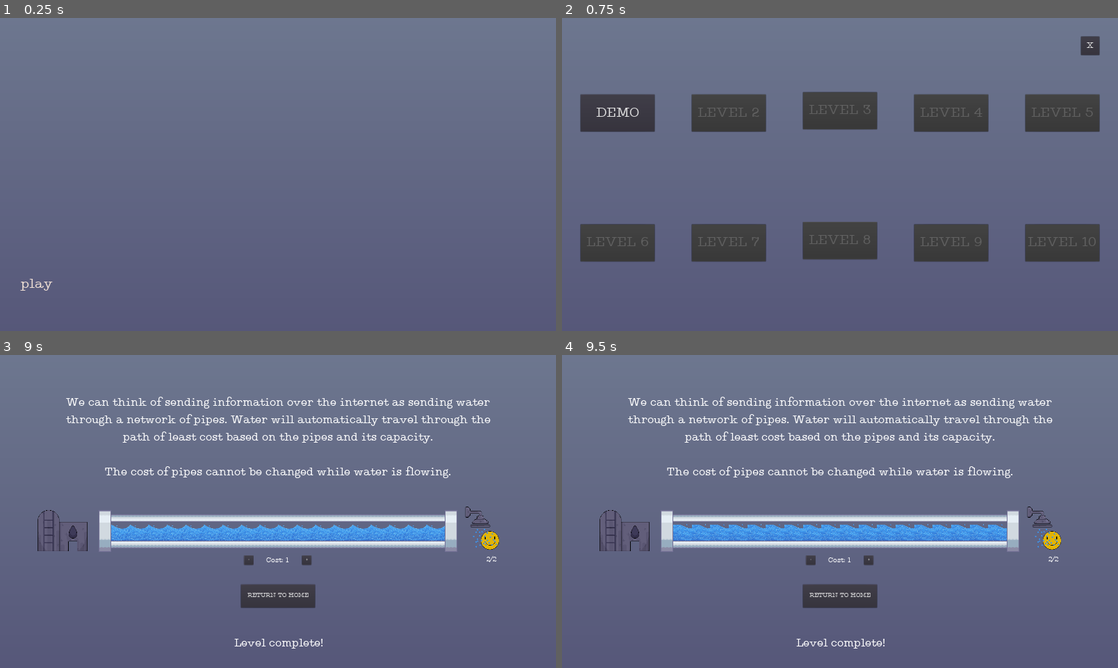
Above: before the commit, frames 1-4 (two rows, left to right).
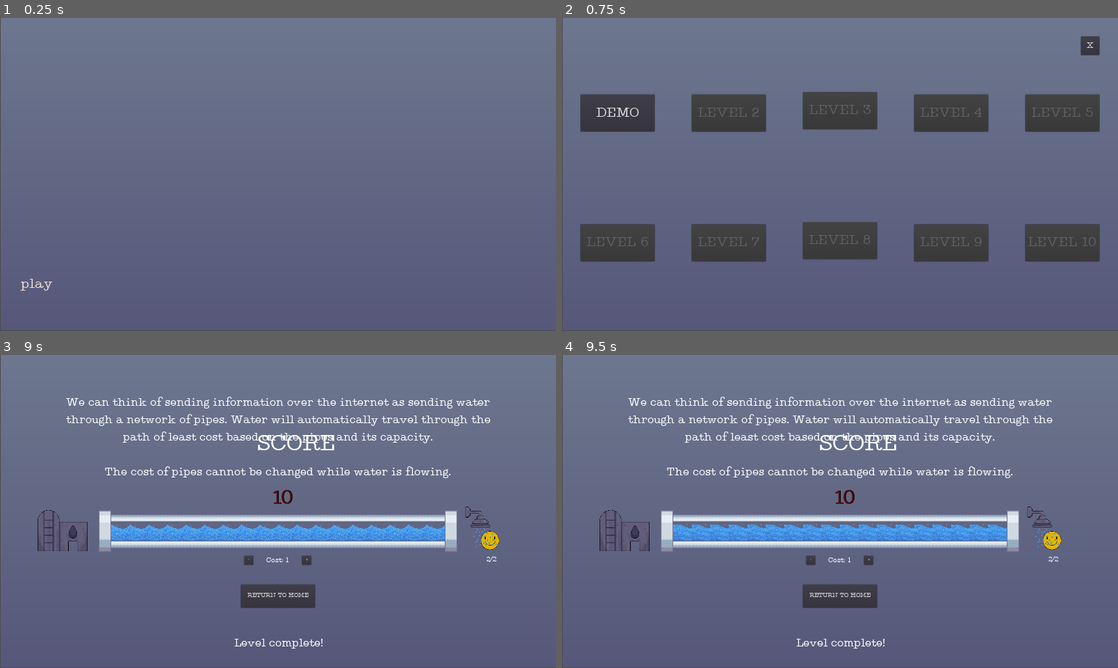
Above: after the commit, the same moments.

Repository: se-rai-na/HPCN-Game
Game: Godot game, scene res://scenes/Main.tscn
Two runs of this game, one before a commit and one after it. Both use one fixed random seed, a clock stepped at 60 frames per second and the inputs below.
Inputs (mouse positions are in pixels of both pictures, inside the frame that each line leads up to):
- Up to frame 1 (0.25 s): no input
- Up to frame 2 (0.75 s): click "play" at 0.5 s
- Up to frame 3 (9 s): click "DEMO" at 1.25 s; click "X" at 2 s; move the mouse to (400, 495) at 2.77 s; click (400, 495) at 2.92 s; move the mouse to (166, 527) at 3.52 s; click (166, 527) at 3.67 s; move the mouse to (333, 442) at 4.27 s; click (333, 442) at 4.42 s; move the mouse to (250, 574) at 5.02 s; click (250, 574) at 5.17 s; move the mouse to (444, 558) at 5.77 s; click (444, 558) at 5.92 s; move the mouse to (111, 464) at 6.52 s; click (111, 464) at 6.67 s; move the mouse to (305, 511) at 7.27 s; click (305, 511) at 7.42 s; move the mouse to (194, 433) at 8.02 s; click (194, 433) at 8.17 s; move the mouse to (400, 495) at 8.77 s; click (400, 495) at 8.92 s
- Up to frame 4 (9.5 s): no input

The runs differ from the first frame. In frame 1, 0.3% of the frame differs, in the area x 0-100%, y 0-100%; in frame 2, 0.3%; in frame 3, 0.7%; in frame 4, 0.7%.

Commit message:
Adding a score message to levels 1 and two

Diff:
--- a/Network/levels/Level_1.gd
+++ b/Network/levels/Level_1.gd
@@ -15,6 +15,9 @@
 
 #cost of pipe
 var cost = 1
+
+#to calculate score
+var clicks = 0
 
 #scene management
 var main_scene
@@ -40,10 +43,13 @@
 	$Tooltips/W_Panel.rect_global_position = get_viewport().get_mouse_position()
 	$Tooltips/S_Panel.rect_global_position = get_viewport().get_mouse_position()
 	$Tooltips/P_Panel.rect_global_position = get_viewport().get_mouse_position()
-
+	var number = 10
 	#evaluates win condition
 	if units_sent == units_required:
 		$Return.disabled = false
+		$levelScore.text = str(number);
+		$levelScore.show()
+		$Score2.show()
 		$Return.show()
 		$Message_Success.show()
 
@@ -68,10 +74,12 @@
 func _on_plus_pressed():
 	if cost < 10:
 		cost = cost + 1
+		clicks =+ clicks
 
 func _on_minus_pressed():
 	if cost != 1:
 		cost = cost - 1
+		clicks =+ clicks
 
 func disable_buttons():
 	$Cost/minus.disabled = true
--- a/Network/levels/Level_1.tscn
+++ b/Network/levels/Level_1.tscn
@@ -15,6 +15,15 @@
 
 [sub_resource type="DynamicFont" id=4]
 size = 40
+font_data = ExtResource( 1 )
+
+[sub_resource type="DynamicFont" id=18]
+size = 80
+outline_color = Color( 0.0313726, 0.0313726, 0.0313726, 1 )
+font_data = ExtResource( 1 )
+
+[sub_resource type="DynamicFont" id=19]
+size = 70
 font_data = ExtResource( 1 )
 
 [sub_resource type="DynamicFont" id=15]
@@ -139,6 +148,31 @@
 align = 1
 autowrap = true
 
+[node name="Score2" type="Label" parent="."]
+visible = false
+anchor_right = 0.536
+anchor_bottom = 0.252
+margin_left = 546.0
+margin_top = 199.0
+margin_right = 470.88
+margin_bottom = 147.84
+custom_fonts/font = SubResource( 18 )
+text = "SCORE"
+align = 1
+valign = 1
+
+[node name="levelScore" type="Label" parent="."]
+visible = false
+margin_left = 679.0
+margin_top = 390.0
+margin_right = 1275.0
+margin_bottom = 604.0
+custom_colors/font_color = Color( 0.333333, 0.0431373, 0.0431373, 1 )
+custom_colors/font_color_shadow = Color( 0, 0, 0, 1 )
+custom_fonts/font = SubResource( 19 )
+align = 1
+valign = 1
+
 [node name="Message_Success" type="Label" parent="."]
 visible = false
 margin_left = 808.0
@@ -208,9 +242,9 @@
 
 [node name="P_Control" type="Control" parent="Pipes"]
 pause_mode = 1
-margin_left = 344.0
+margin_left = 345.0
 margin_top = 536.0
-margin_right = 1576.0
+margin_right = 1577.0
 margin_bottom = 680.0
 
 [node name="Cost" type="Node" parent="."]
--- a/Network/levels/Level_2.gd
+++ b/Network/levels/Level_2.gd
@@ -28,6 +28,10 @@
 #keeps track of level complete conditions
 var units_sent = 0
 var units_required = 2
+
+#to calculate the score
+var clicks = 0
+var score = 0
 
 #scene management
 var main_scene
@@ -60,9 +64,21 @@
 	#processes level completion
 	if units_sent == units_required:
 		disable_buttons()
+		calculateScore()
 		$Return.disabled = false
 		$Return.show()
 		$Message.text = "Level complete!"
+		$Score2.show()
+		$levelScore.text = str(score)
+		$levelScore.show()
+#calculates the score for a level
+#best case: only needed 2 clicks = 5 points
+#each additional pair of clicks leads to 1 point subtracted
+func calculateScore():
+	if clicks == 2:
+		score = 5
+	else:
+		score = 5 - ((clicks - 2) / 2)
 
 func control_top():
 	#starts water animation on top route
@@ -146,18 +162,22 @@
 func _on_Top_plus_pressed():
 	if top_cost < 10:
 		top_cost = top_cost + 1
+		clicks = clicks + 1
 
 func _on_Top_minus_pressed():
 	if top_cost != 1:
 		top_cost = top_cost - 1
+		clicks = clicks + 1
 
 func _on_Bottom_plus_pressed():
 	if bottom_cost < 10:
 		bottom_cost = bottom_cost + 1
+		clicks = clicks + 1
 
 func _on_Bottom_minus_pressed():
 	if bottom_cost != 1:
 		bottom_cost = bottom_cost - 1
+		clicks = clicks + 1
 
 #tooltip controls
 #hint
--- a/Network/levels/Level_2.tscn
+++ b/Network/levels/Level_2.tscn
@@ -23,6 +23,14 @@
 
 [sub_resource type="DynamicFont" id=1]
 size = 40
+font_data = ExtResource( 2 )
+
+[sub_resource type="DynamicFont" id=15]
+size = 80
+font_data = ExtResource( 2 )
+
+[sub_resource type="DynamicFont" id=16]
+size = 70
 font_data = ExtResource( 2 )
 
 [sub_resource type="DynamicFont" id=9]
@@ -260,6 +268,31 @@
 align = 1
 autowrap = true
 
+[node name="Score2" type="Label" parent="."]
+visible = false
+anchor_right = 0.536
+anchor_bottom = 0.252
+margin_left = 546.0
+margin_top = 199.0
+margin_right = 470.0
+margin_bottom = 147.0
+custom_fonts/font = SubResource( 15 )
+text = "SCORE"
+align = 1
+valign = 1
+
+[node name="levelScore" type="Label" parent="."]
+visible = false
+margin_left = 673.0
+margin_top = 470.0
+margin_right = 1275.0
+margin_bottom = 650.0
+custom_colors/font_color = Color( 0.317647, 0.0352941, 0.0352941, 1 )
+custom_colors/font_color_shadow = Color( 0, 0, 0, 1 )
+custom_fonts/font = SubResource( 16 )
+align = 1
+valign = 1
+
 [node name="Return" type="Button" parent="."]
 visible = false
 margin_left = 832.0
--- /dev/null
+++ b/Network/levels/Scoreboard.gd
@@ -0,0 +1,24 @@
+extends Node
+
+# Declare member variables here. Examples:
+# var a = 2
+# var b = "text"
+#var level_score = 0;
+
+#scene management
+var main_scene
+signal comp_1
+
+# Called when the node enters the scene tree for the first time.
+func _ready():
+	#sets main scene to return when level is done
+	main_scene = get_node(get_parent().get_path())
+	#prints the score for the current level
+	$Score/"Level_Score".text = str("10");
+
+#func score_calc(ideal_clicks, clicks):
+	#if clicks == 2:
+		#evel_score = 10;
+# Called every frame. 'delta' is the elapsed time since the previous frame.
+#func _process(delta):
+#	pass
--- /dev/null
+++ b/Network/levels/Scoreboard.tscn
@@ -0,0 +1,28 @@
+[gd_scene load_steps=4 format=2]
+
+[ext_resource path="res://resources/Type Machine.ttf" type="DynamicFontData" id=1]
+[ext_resource path="res://levels/Scoreboard.gd" type="Script" id=2]
+
+[sub_resource type="DynamicFont" id=1]
+size = 80
+outline_color = Color( 0.623529, 0.145098, 0.145098, 1 )
+font_data = ExtResource( 1 )
+
+[node name="Score" type="Node"]
+script = ExtResource( 2 )
+
+[node name="Title" type="Label" parent="."]
+margin_left = 543.0
+margin_top = 142.0
+margin_right = 1351.0
+margin_bottom = 346.0
+custom_fonts/font = SubResource( 1 )
+text = "SCORE"
+align = 1
+valign = 1
+
+[node name="Level_Score" type="Label" parent="."]
+margin_left = 567.0
+margin_top = 348.0
+margin_right = 1316.0
+margin_bottom = 785.0
--- a/Network/scenes/Main.tscn
+++ b/Network/scenes/Main.tscn
@@ -10,8 +10,10 @@
 script = ExtResource( 5 )
 
 [node name="background" type="TextureRect" parent="."]
-margin_right = 1920.0
-margin_bottom = 1080.0
+margin_left = 2.0
+margin_top = -2.0
+margin_right = 1922.0
+margin_bottom = 1078.0
 texture = ExtResource( 4 )
 
 [node name="StartScreen" parent="." instance=ExtResource( 1 )]
Not shown: 1 places in Network/levels/Level_1.tscn that only renumber resources
Not shown: 1 places in Network/levels/Level_2.tscn that only renumber resources
